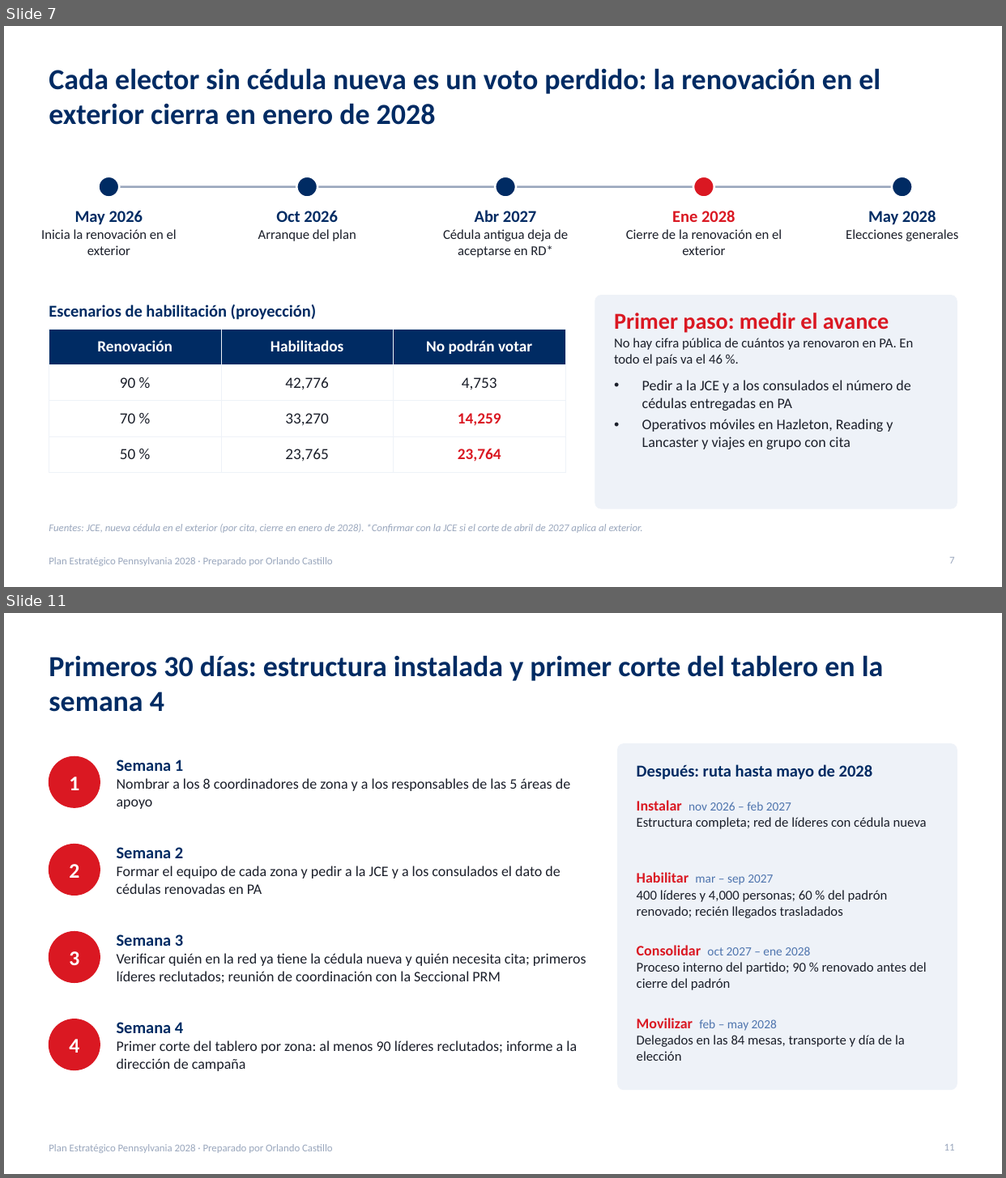
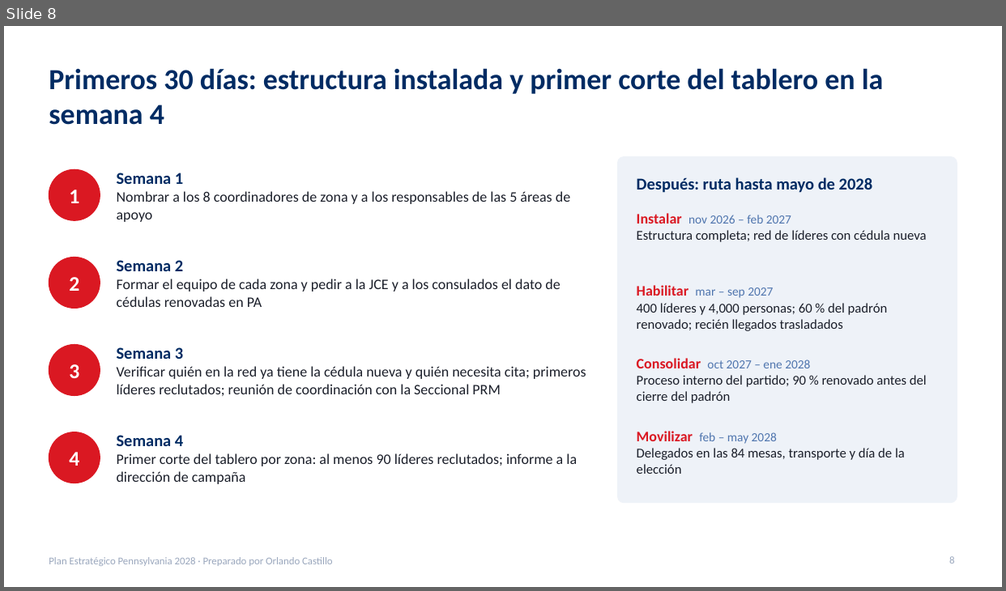
Before and after one commit to rcastillo9556/pdf-toolkit, a slide deck: presentaciones/Plan_Estrategico_Pennsylvania_2028.pptx. Shown one above the other, each under a label of ours: slides 7 and 11 before the commit, slide 8 after it; the slides between them are not shown. The pictures are 1006x1178 and 1006x591 pixels, drawn with LibreOffice and Linux fonts; fonts in the diff are those of the drawing. Boxes give left, top, right and bottom in pixels: in the first picture for what was removed or moved away, otherwise in the second. Text is boxed around its words. In the diff, an @@ line names an element or a change of style, - is before the commit and + after.

```diff
--- a/presentaciones/Plan_Estrategico_Pennsylvania_2028.pptx
+++ b/presentaciones/Plan_Estrategico_Pennsylvania_2028.pptx
@@ slide 7 removed at box(4, 26, 1002, 587), background #FFFFFF; not listed: 1 template element that a slide beside it also shows @@
@@ title removed at box(49, 68, 880, 125) @@
-Cada elector sin cédula nueva es un voto perdido: la renovación en el exterior cierra en enero de 2028
@@ ellipse removed at box(98, 177, 119, 198) @@
@@ line removed from (108, 187) to (902, 187) @@
@@ ellipse removed at box(296, 177, 317, 198) @@
@@ ellipse removed at box(495, 177, 516, 198) @@
@@ ellipse removed at box(693, 177, 714, 198) @@
@@ ellipse removed at box(892, 177, 913, 198) @@
@@ text removed at box(41, 211, 177, 255) @@
-May 2026
-Inicia la renovación en el exterior
@@ text removed at box(258, 211, 356, 241) @@
-Oct 2026
-Arranque del plan
@@ text removed at box(443, 210, 568, 258) @@
-Abr 2027
-Cédula antigua deja de aceptarse en RD*
@@ text removed at box(626, 211, 782, 255) @@
-Ene 2028
-Cierre de la renovación en el exterior
@@ text removed at box(846, 211, 958, 241) @@
-May 2028
-Elecciones generales
@@ text removed at box(49, 305, 317, 320) @@
-Escenarios de habilitación (proyección)
@@ rounded rectangle removed at box(595, 296, 957, 509) @@
@@ text removed at box(614, 313, 913, 450) @@
-Primer paso: medir el avance
-No hay cifra pública de cuántos ya renovaron en PA. En todo el país va el 46 %.
-• Pedir a la JCE y a los consulados el número de cédulas entregadas en PA
-• Operativos móviles en Hazleton, Reading y Lancaster y viajes en grupo con cita
@@ table removed at box(49, 329, 565, 465), 4 rows, 3 columns @@
-Renovación | Habilitados | No podrán votar
-90 % | 42,776 | 4,753
-70 % | 33,270 | 14,259
-50 % | 23,765 | 23,764
@@ text removed at box(49, 524, 643, 533) @@
-Fuentes: JCE, nueva cédula en el exterior (por cita, cierre en enero de 2028). *Confirmar con la JCE si el corte de abril de 2027 aplica al exterior.
@@ page number removed at box(949, 557, 954, 564) @@
-7
@@ what was slide 11 is now slide 8 @@
@@ page number at box(949, 557, 954, 564): text changed @@
-11
+8
```
Also in this commit, not shown: 8 slides changed, 3 other slides removed, 2 other files.
